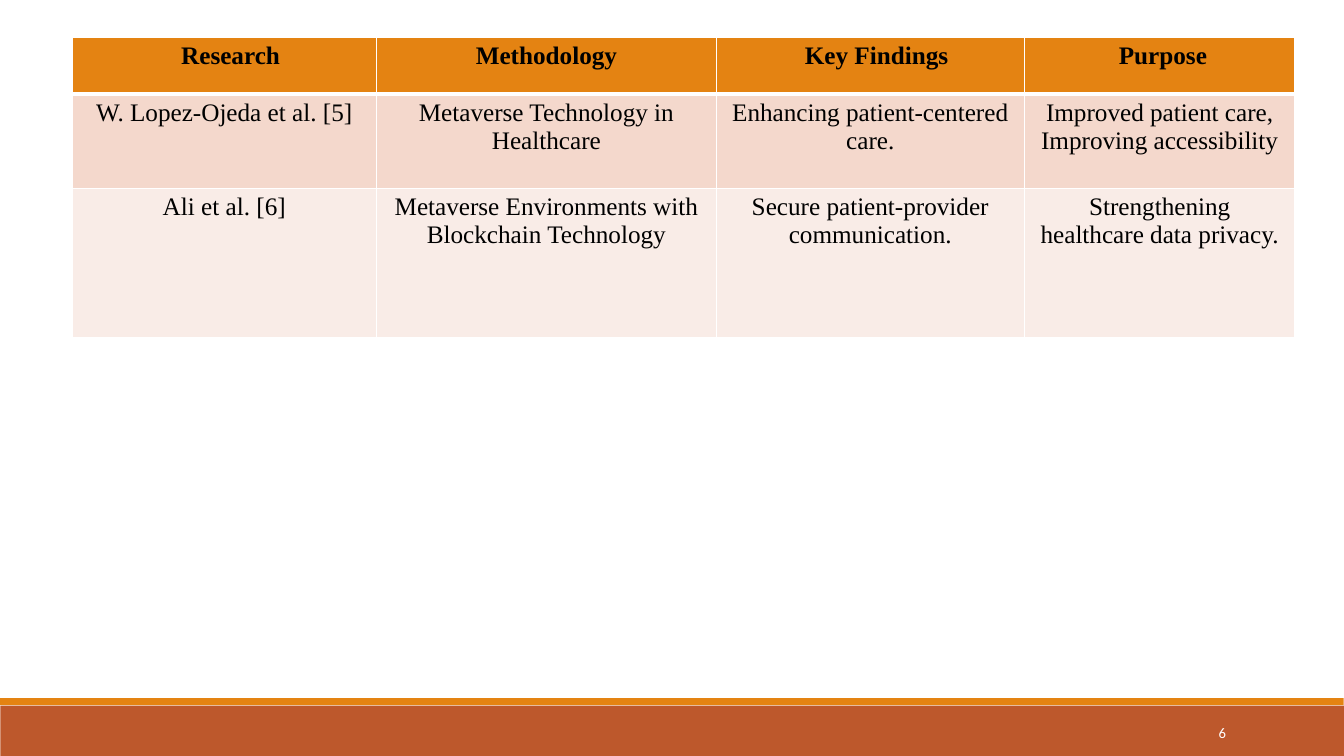
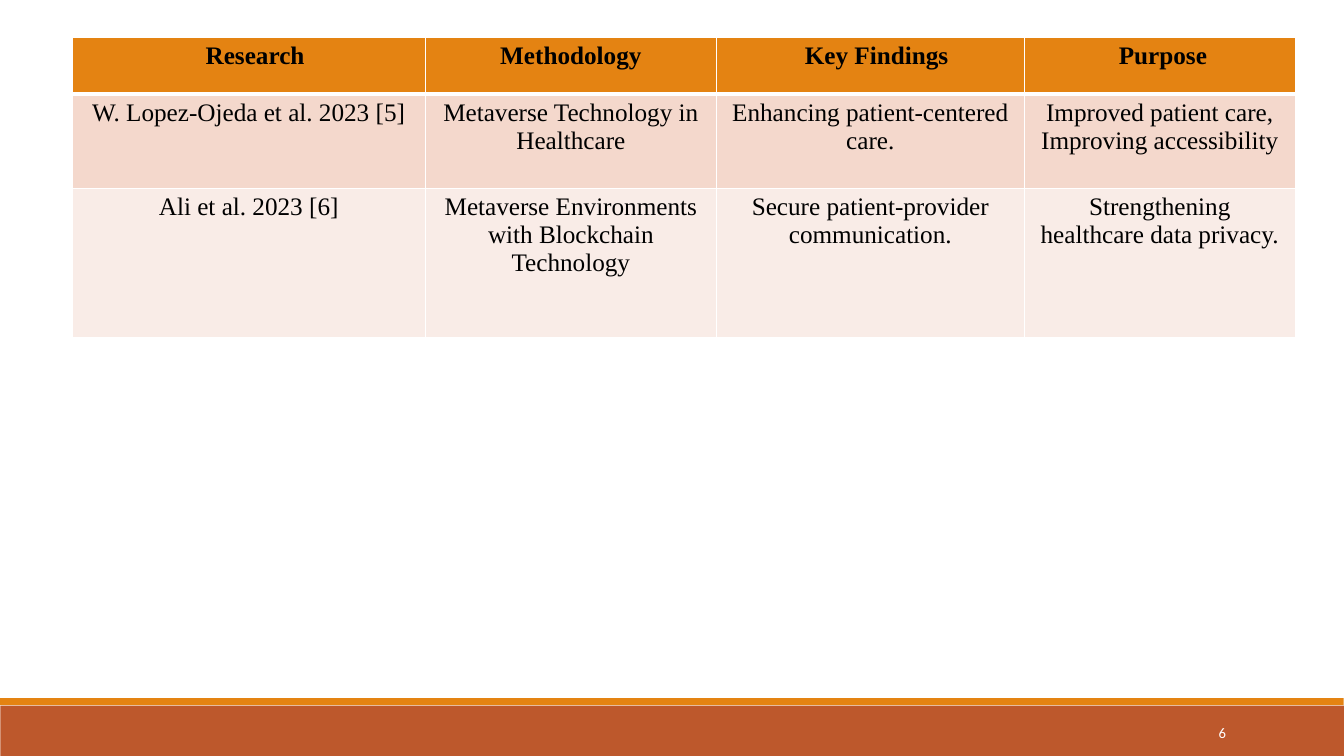
Before and after one commit to Devjethva1111/Metaverse-in-Healthcare, a slide deck: slide 6 of Seminar PPT/23MDS003 - Seminar.pptx. Drawn at 1344x756 pixels with LibreOffice and Linux fonts; fonts in the diff are those of the drawing. Boxes give left, top, right and bottom in pixels: in the first picture for what was removed or moved away, otherwise in the second. Text is boxed around its words. In the diff, an @@ line names an element or a change of style, - is before the commit and + after.

```diff
--- a/Seminar PPT/23MDS003 - Seminar.pptx
+++ b/Seminar PPT/23MDS003 - Seminar.pptx
@@ table at box(72, 37, 1296, 338) @@
-row 2, column 1: W. Lopez-Ojeda et al. [5]
+row 2, column 1: W. Lopez-Ojeda et al. 2023 [5]
-row 3, column 1: Ali et al. [6]
+row 3, column 1: Ali et al. 2023 [6]
```
Also in this commit, not shown: 13 other slides changed, 1 slide added, 2 other files.
